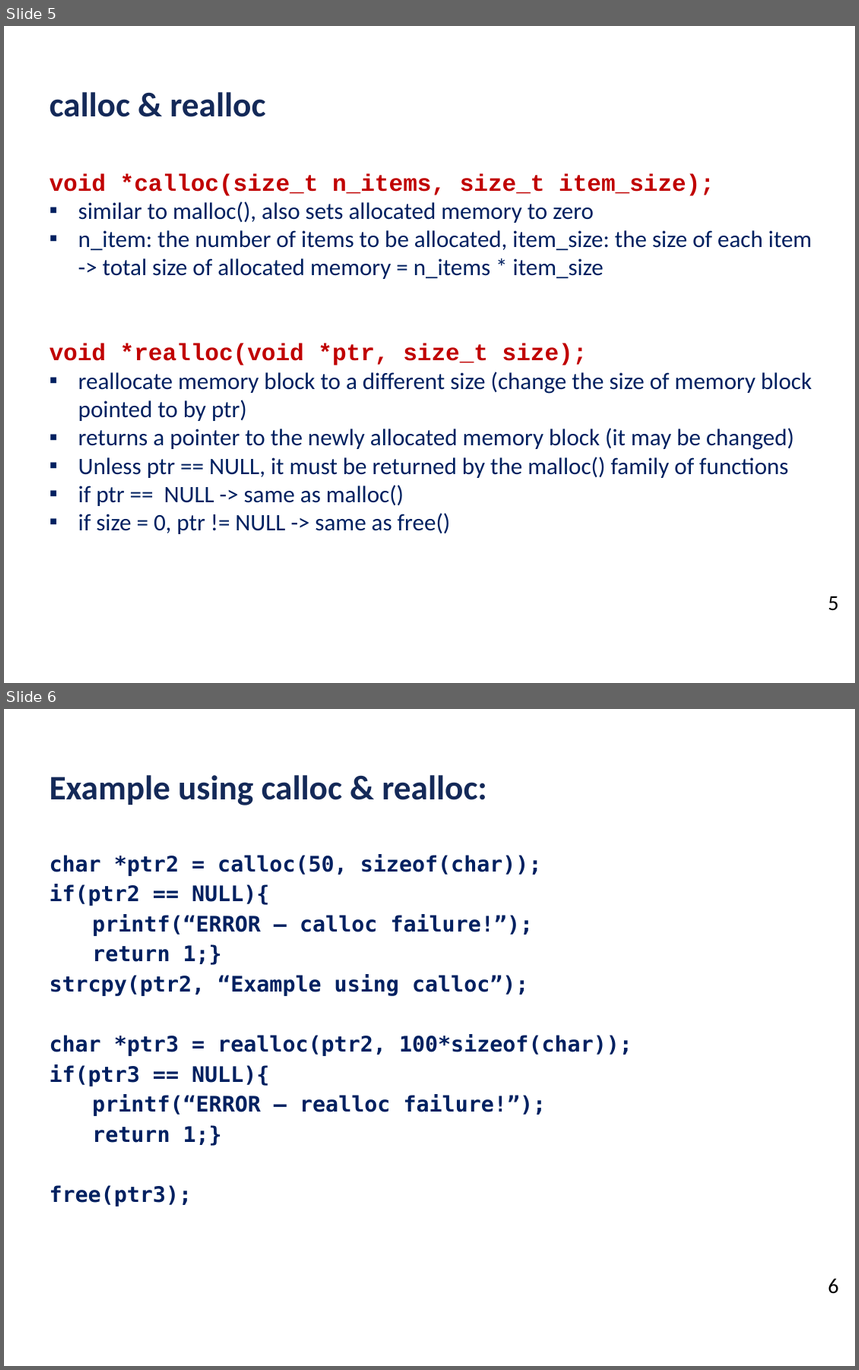
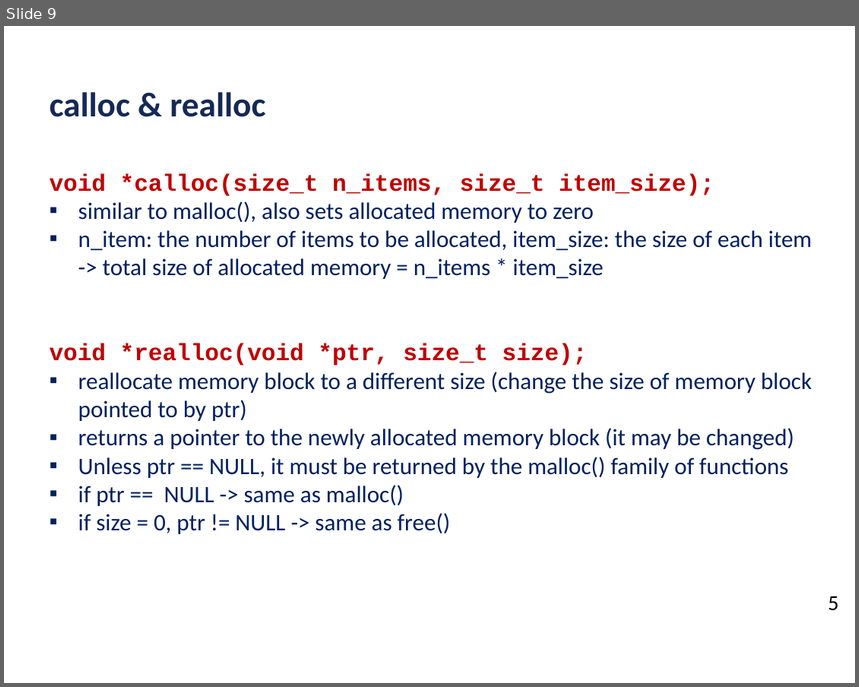
Before and after one commit to ubhowmik/ECE220, a slide deck: Lecture#18/Lecture_18_presentation.pptx. Shown one above the other, each under a label of ours: slides 5 and 6 before the commit, slide 9 after it. The pictures are 859x1370 and 859x687 pixels, drawn with LibreOffice and Linux fonts; fonts in the diff are those of the drawing; background and template pictures are left out. Boxes give left, top, right and bottom in pixels: in the first picture for what was removed or moved away, otherwise in the second. Text is boxed around its words. In the diff, an @@ line names an element or a change of style, - is before the commit and + after.

```diff
--- a/Lecture#18/Lecture_18_presentation.pptx
+++ b/Lecture#18/Lecture_18_presentation.pptx
@@ slide 6 removed at [4, 709, 855, 1366], background #FFFFFF @@
@@ text removed at [50, 775, 487, 806] @@
-Example using calloc & realloc:
@@ text removed at [50, 854, 633, 1207] @@
-char *ptr2 = calloc(50, sizeof(char));
-if(ptr2 == NULL){
-printf(“ERROR – calloc failure!”);
-return 1;}
-strcpy(ptr2, “Example using calloc”);
-char *ptr3 = realloc(ptr2, 100*sizeof(char));
-if(ptr3 == NULL){
-printf(“ERROR – realloc failure!”);
-return 1;}
-free(ptr3);
@@ text removed at [828, 1279, 838, 1294] @@
-6
@@ what was slide 5 is now slide 9 @@
```
Also in this commit, not shown: 1 slide changed, 10 slides added, 2 other slides removed, 7 other files.
